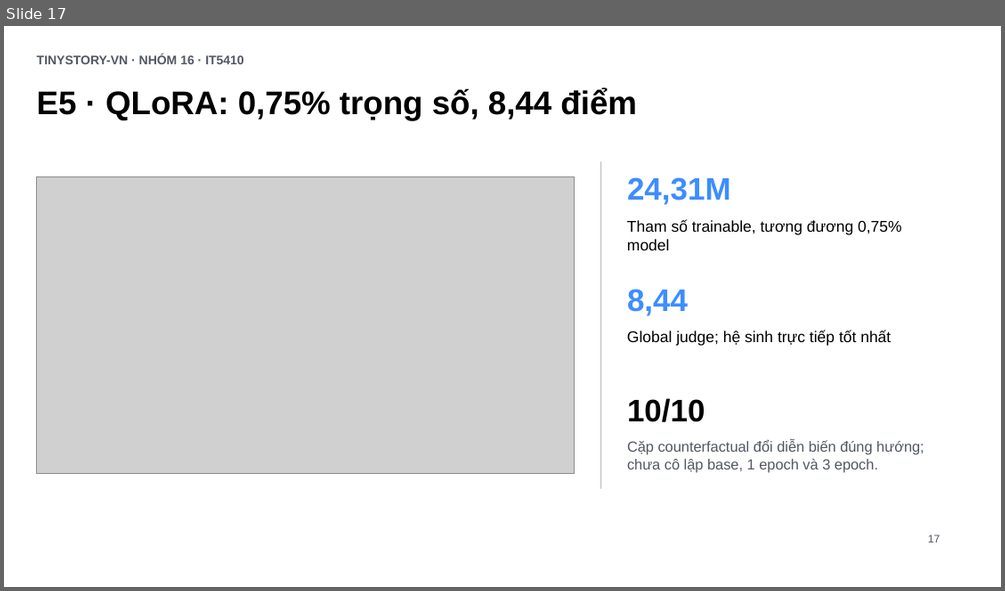
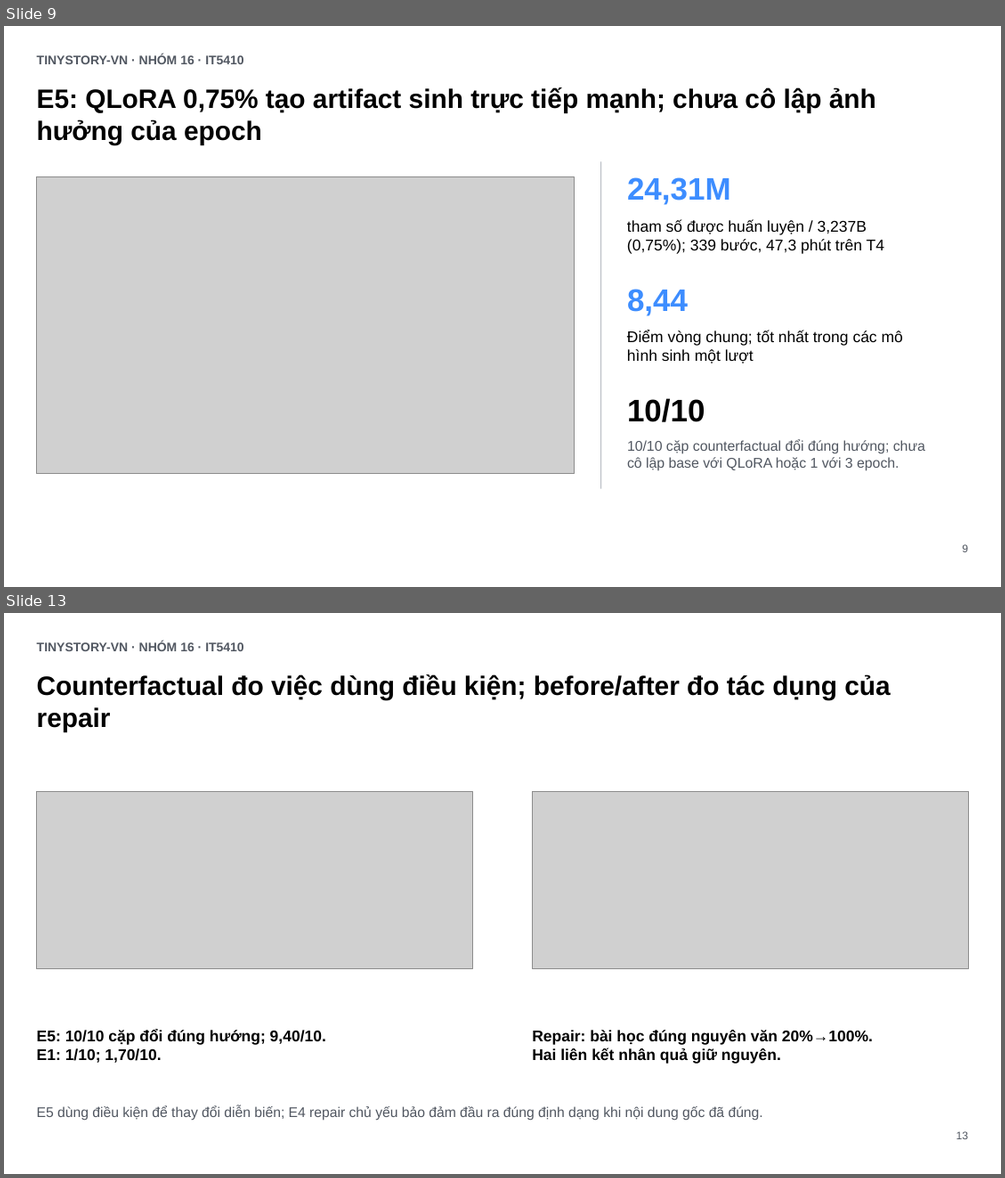
Before and after one commit to tungd/tinystory-vn, a slide deck: output/presentation/tinystory-vn-summary.pptx. Shown one above the other, each under a label of ours: slide 17 before the commit, slides 9 and 13 after it; the slides between them are not shown. The pictures are 1005x591 and 1005x1178 pixels, drawn with LibreOffice and Linux fonts; fonts in the diff are those of the drawing; grey boxes stand for pictures. Boxes give left, top, right and bottom in pixels: in the first picture for what was removed or moved away, otherwise in the second. Text is boxed around its words. In the diff, an @@ line names an element or a change of style, - is before the commit and + after.

```diff
--- a/output/presentation/tinystory-vn-summary.pptx
+++ b/output/presentation/tinystory-vn-summary.pptx
@@ slide 13 added at box(4, 613, 1001, 1174), background #FFFFFF @@
@@ text added at box(37, 641, 243, 651), 12 pt, text #515761, bold @@
+TINYSTORY-VN · NHÓM 16 · IT5410
@@ text added at box(37, 674, 890, 732), 25.6 pt, text #000000, bold @@
+Counterfactual đo việc dùng điều kiện; before/after đo tác dụng của repair
@@ picture added at box(37, 792, 473, 968) @@
@@ picture added at box(532, 792, 968, 968) @@
@@ text added at box(37, 1029, 326, 1062), 15 pt, text #000000, bold @@
+E5: 10/10 cặp đổi đúng hướng; 9,40/10.
+E1: 1/10; 1,70/10.
@@ text added at box(532, 1030, 873, 1063), 15 pt, text #000000, bold @@
+Repair: bài học đúng nguyên văn 20%→100%.
+Hai liên kết nhân quả giữ nguyên.
@@ text added at box(37, 1106, 763, 1120), 13.5 pt, text #515761 @@
+E5 dùng điều kiện để thay đổi diễn biến; E4 repair chủ yếu bảo đảm đầu ra đúng định dạng khi nội dung gốc đã đúng.
@@ text added at box(956, 1131, 969, 1139), 10.5 pt, text #515761 @@
+13
@@ what was slide 17 is now slide 9 @@
@@ slide 9 changed as well @@
@@ text at box(37, 87, 876, 145): text changed; size 31.5 to 25.6 pt @@
-E5 · QLoRA: 0,75% trọng số, 8,44 điểm
+E5: QLoRA 0,75% tạo artifact sinh trực tiếp mạnh; chưa cô lập ảnh hưởng của epoch
@@ text at box(627, 219, 884, 254): text changed @@
-Tham số trainable, tương đương 0,75% model
+tham số được huấn luyện / 3,237B (0,75%); 339 bước, 47,3 phút trên T4
@@ text at box(627, 329, 903, 363): text changed @@
-Global judge; hệ sinh trực tiếp tốt nhất
+Điểm vòng chung; tốt nhất trong các mô hình sinh một lượt
@@ text at box(627, 439, 925, 471): text changed; size 14.1 to 13.6 pt @@
-Cặp counterfactual đổi diễn biến đúng hướng; chưa cô lập base, 1 epoch và 3 epoch.
+10/10 cặp counterfactual đổi đúng hướng; chưa cô lập base với QLoRA hoặc 1 với 3 epoch.
@@ text at box(962, 544, 968, 552): text changed @@
-17
+9
```
Also in this commit, not shown: 5 other slides changed, 8 other slides added, 12 slides removed, 5 other files.
